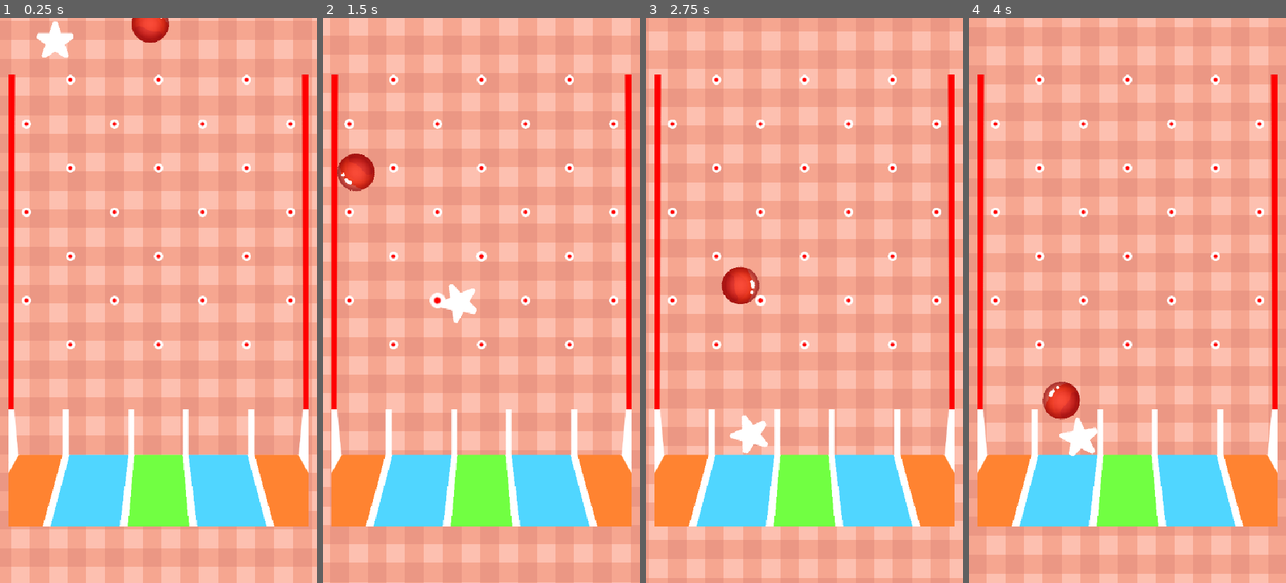
Above: before the commit, frames 1-4 (left to right).
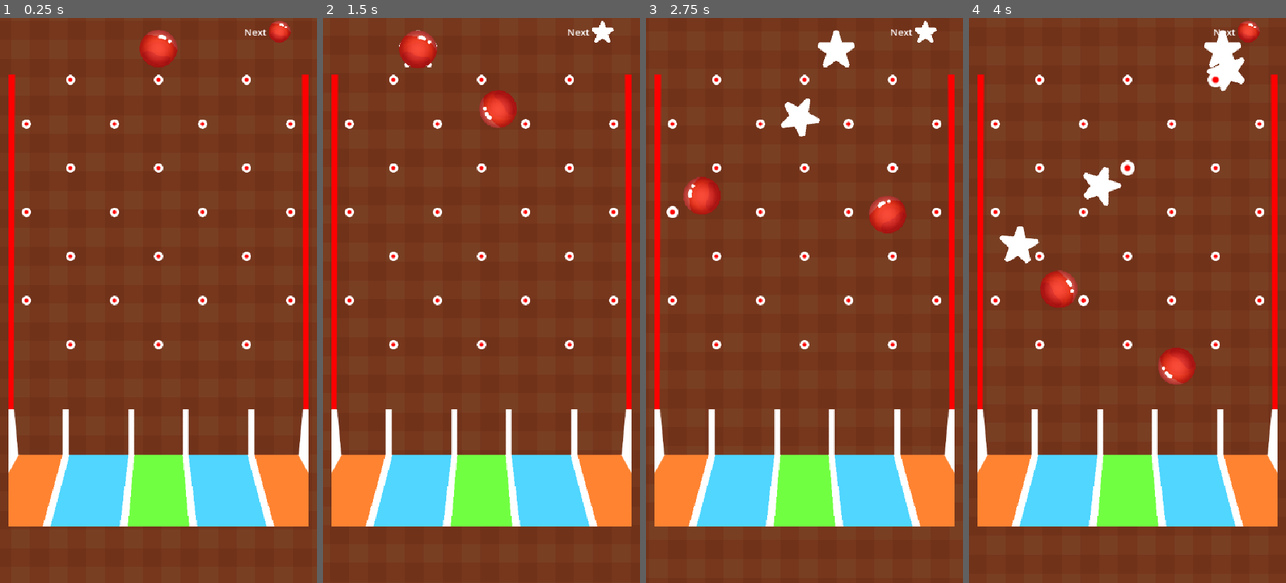
Above: after the commit, the same moments.

Repository: dairycultist/cutie-candy-dropper
Game: Godot game, scene res://scene.tscn
The game is run twice, just before and just after one commit, with the same random seed, the same clock (stepped at 60 frames per second) and the same inputs.
Inputs (mouse positions are in pixels of both pictures, inside the frame that each line leads up to):
- Up to frame 1 (0.25 s): no input
- Up to frame 2 (1.5 s): move the mouse to (551, 272) at 0.52 s; click (551, 272) at 0.6 s; move the mouse to (418, 328) at 1.27 s; click (418, 328) at 1.35 s
- Up to frame 3 (2.75 s): move the mouse to (836, 176) at 2.02 s; click (836, 176) at 2.1 s
- Up to frame 4 (4 s): move the mouse to (1111, 413) at 2.77 s; click (1111, 413) at 2.85 s; move the mouse to (1222, 385) at 3.52 s; click (1222, 385) at 3.6 s

The runs differ from the first frame. In frame 1, 84% of the frame differs, in the area x 0-100%, y 0-100%; in frame 2, 84%; in frame 3, 84%; in frame 4, 84%.

Commit message:
Controlled dropping

Diff:
--- /dev/null
+++ b/candies/candy_circle.tscn
@@ -0,0 +1,19 @@
+[gd_scene format=3 uid="uid://6ml68ysq4rei"]
+
+[ext_resource type="Texture2D" uid="uid://uiycuagl3kt7" path="res://candies/candy_circle.png" id="1_og04b"]
+
+[sub_resource type="PhysicsMaterial" id="PhysicsMaterial_u3cyc"]
+bounce = 0.5
+
+[sub_resource type="CircleShape2D" id="CircleShape2D_u3cyc"]
+radius = 32.0
+
+[node name="CandyCircle" type="RigidBody2D" unique_id=246723862]
+mass = 0.01
+physics_material_override = SubResource("PhysicsMaterial_u3cyc")
+
+[node name="Sprite" type="Sprite2D" parent="." unique_id=113745563]
+texture = ExtResource("1_og04b")
+
+[node name="CollisionShape2D" type="CollisionShape2D" parent="." unique_id=557904892]
+shape = SubResource("CircleShape2D_u3cyc")
--- /dev/null
+++ b/candies/candy_star.tscn
@@ -0,0 +1,16 @@
+[gd_scene format=3 uid="uid://s543lce22324"]
+
+[ext_resource type="Texture2D" uid="uid://dm1b4w7ulregc" path="res://candies/candy_star.png" id="1_pcb8b"]
+
+[sub_resource type="PhysicsMaterial" id="PhysicsMaterial_u3cyc"]
+bounce = 0.5
+
+[node name="CandyStar" type="RigidBody2D" unique_id=1742200333]
+mass = 0.01
+physics_material_override = SubResource("PhysicsMaterial_u3cyc")
+
+[node name="Sprite" type="Sprite2D" parent="." unique_id=2005788351]
+texture = ExtResource("1_pcb8b")
+
+[node name="CollisionPolygon2D" type="CollisionPolygon2D" parent="." unique_id=381470617]
+polygon = PackedVector2Array(0, 0, 0, -31, 10, -11, 31, -7, 16, 8, 21, 31, 1, 20, -23, 31, -17, 8, -32, -8, -10, -10, 0, -31)
--- /dev/null
+++ b/dropper.gd
@@ -0,0 +1,45 @@
+extends Node2D
+
+@export var candy_scenes: Array[PackedScene]
+
+class CandyInfo:
+	var scene: PackedScene
+	var texture: CompressedTexture2D
+
+var candy_infos: Array[CandyInfo]
+
+var candy_queue: Array[CandyInfo]
+
+func _ready() -> void:
+
+	# extract candy infos
+	for scene in candy_scenes:
+		var candy_info := CandyInfo.new()
+
+		candy_info.scene = scene
+
+		var temp := scene.instantiate()
+		candy_info.texture = temp.get_node("Sprite").texture
+		temp.queue_free()
+
+		candy_infos.append(candy_info)
+
+	# create a candy queue
+	for i in range(20):
+		candy_queue.append(candy_infos.pick_random())
+
+func _process(_delta: float) -> void:
+
+	if candy_queue.size() > 0:
+
+		if candy_queue.size() > 1:
+			$NextSprite.texture = candy_queue[1].texture
+
+		$PreviewSprite.texture = candy_queue[0].texture
+		$PreviewSprite.global_position.x = get_global_mouse_position().x
+
+		if Input.is_action_just_released("drop"):
+
+			var candy = candy_queue.pop_front().scene.instantiate()
+			add_child(candy)
+			candy.position = $PreviewSprite.position
--- a/project.godot
+++ b/project.godot
@@ -23,6 +23,14 @@
 window/stretch/aspect="expand"
 window/handheld/orientation=1
 
+[input]
+
+drop={
+"deadzone": 0.2,
+"events": [Object(InputEventMouseButton,"resource_local_to_scene":false,"resource_name":"","device":-1,"window_id":0,"alt_pressed":false,"shift_pressed":false,"ctrl_pressed":false,"meta_pressed":false,"button_mask":0,"position":Vector2(0, 0),"global_position":Vector2(0, 0),"factor":1.0,"button_index":1,"canceled":false,"pressed":false,"double_click":false,"script":null)
+]
+}
+
 [physics]
 
 3d/physics_engine="Jolt Physics"
--- a/scene.tscn
+++ b/scene.tscn
@@ -2,9 +2,11 @@
 
 [ext_resource type="Texture2D" uid="uid://dbentpt8ekxqq" path="res://plinko_board.png" id="1_nxogm"]
 [ext_resource type="Script" uid="uid://dn5il2bc8w1bt" path="res://plinko_board.gd" id="1_u3cyc"]
-[ext_resource type="Texture2D" uid="uid://uiycuagl3kt7" path="res://candy_circle.png" id="4_m7jmp"]
 [ext_resource type="Texture2D" uid="uid://dsjcjcahskh7a" path="res://background.png" id="4_u3cyc"]
-[ext_resource type="Texture2D" uid="uid://dm1b4w7ulregc" path="res://candy_star.png" id="5_m7jmp"]
+[ext_resource type="PackedScene" uid="uid://6ml68ysq4rei" path="res://candies/candy_circle.tscn" id="4_y2354"]
+[ext_resource type="PackedScene" uid="uid://s543lce22324" path="res://candies/candy_star.tscn" id="5_ni31j"]
+[ext_resource type="Script" uid="uid://cgccg74aalrpg" path="res://dropper.gd" id="6_y2354"]
+[ext_resource type="Texture2D" uid="uid://uiycuagl3kt7" path="res://candies/candy_circle.png" id="7_ni31j"]
 
 [sub_resource type="WorldBoundaryShape2D" id="WorldBoundaryShape2D_3253y"]
 
@@ -20,20 +22,15 @@
 [sub_resource type="RectangleShape2D" id="RectangleShape2D_y2354"]
 size = Vector2(9, 83)
 
-[sub_resource type="PhysicsMaterial" id="PhysicsMaterial_u3cyc"]
-bounce = 0.5
+[node name="Scene" type="Node2D" unique_id=401210296]
 
-[sub_resource type="CircleShape2D" id="CircleShape2D_u3cyc"]
-radius = 32.0
-
-[node name="Node2D" type="Node2D" unique_id=401210296]
-
-[node name="Parallax2D" type="Parallax2D" parent="." unique_id=1621864843]
+[node name="Background" type="Parallax2D" parent="." unique_id=1621864843]
 repeat_size = Vector2(64, 64)
 autoscroll = Vector2(20, 20)
 repeat_times = 80
 
-[node name="Background" type="Sprite2D" parent="Parallax2D" unique_id=1199056010]
+[node name="Sprite" type="Sprite2D" parent="Background" unique_id=1199056010]
+modulate = Color(0.4799912, 0.32980445, 0.19888479, 1)
 texture_filter = 1
 scale = Vector2(4, 4)
 texture = ExtResource("4_u3cyc")
@@ -74,24 +71,29 @@
 position = Vector2(-46, 226)
 shape = SubResource("RectangleShape2D_y2354")
 
-[node name="CandyCircle" type="RigidBody2D" parent="." unique_id=53575078]
-position = Vector2(-14, -516)
-mass = 0.01
-physics_material_override = SubResource("PhysicsMaterial_u3cyc")
+[node name="Dropper" type="Node2D" parent="." unique_id=1747622783]
+position = Vector2(0, -428)
+script = ExtResource("6_y2354")
+candy_scenes = Array[PackedScene]([ExtResource("4_y2354"), ExtResource("5_ni31j")])
 
-[node name="Sprite" type="Sprite2D" parent="CandyCircle" unique_id=1699725948]
-texture = ExtResource("4_m7jmp")
+[node name="PreviewSprite" type="Sprite2D" parent="Dropper" unique_id=926108479]
+texture = ExtResource("7_ni31j")
 
-[node name="CollisionShape2D" type="CollisionShape2D" parent="CandyCircle" unique_id=329858851]
-shape = SubResource("CircleShape2D_u3cyc")
+[node name="NextSprite" type="Sprite2D" parent="Dropper" unique_id=175081782]
+position = Vector2(205.99998, -29)
+scale = Vector2(0.585, 0.585)
+texture = ExtResource("7_ni31j")
 
-[node name="CandyStar" type="RigidBody2D" parent="." unique_id=1067714591]
-position = Vector2(-176, -490)
-mass = 0.01
-physics_material_override = SubResource("PhysicsMaterial_u3cyc")
-
-[node name="Sprite" type="Sprite2D" parent="CandyStar" unique_id=772923519]
-texture = ExtResource("5_m7jmp")
-
-[node name="CollisionPolygon2D" type="CollisionPolygon2D" parent="CandyStar" unique_id=660480031]
-polygon = PackedVector2Array(0, 0, 0, -31, 10, -11, 31, -7, 16, 8, 21, 31, 1, 20, -23, 31, -17, 8, -32, -8, -10, -10, 0, -31)
+[node name="Label" type="Label" parent="Dropper" unique_id=1745091558]
+anchors_preset = 8
+anchor_left = 0.5
+anchor_top = 0.5
+anchor_right = 0.5
+anchor_bottom = 0.5
+offset_left = 146.0
+offset_top = -40.0
+offset_right = 186.0
+offset_bottom = -17.0
+grow_horizontal = 2
+grow_vertical = 2
+text = "Next"
Renamed: candy_circle.png -> candies/candy_circle.png
Not shown, changed: candies/candy_circle.png.import
Renamed: candy_star.png -> candies/candy_star.png
Not shown, changed: candies/candy_star.png.import
Not shown, added: dropper.gd.uid
